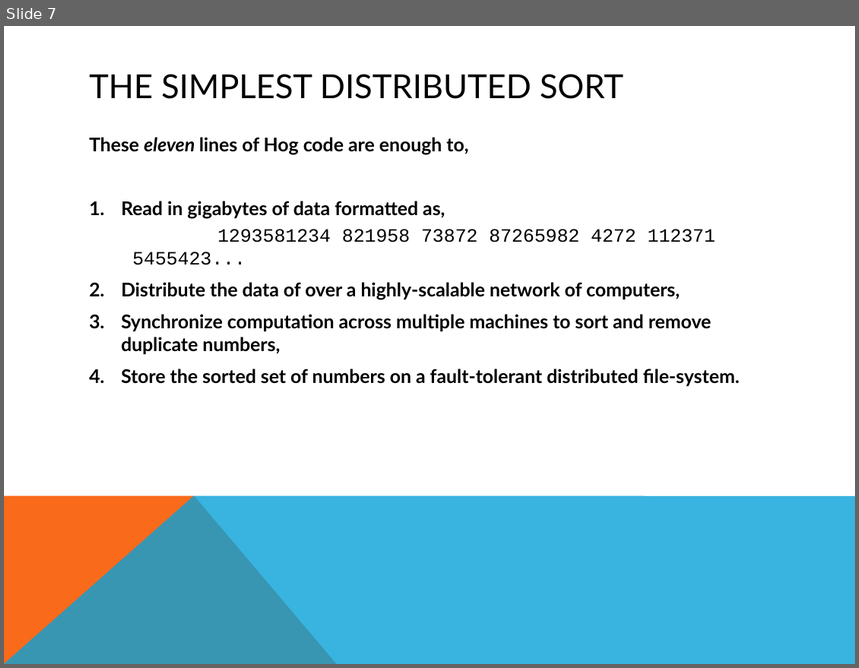
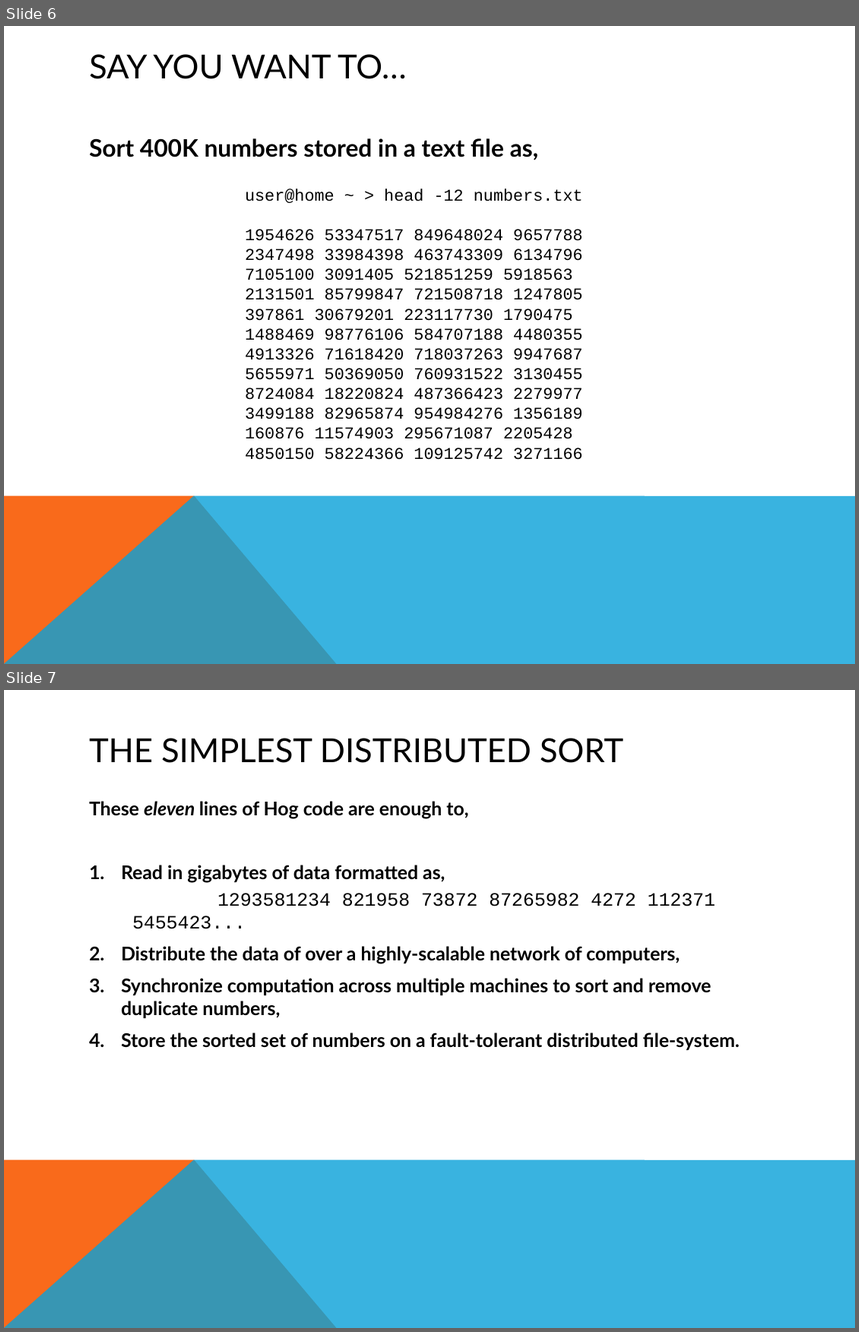
Before and after one commit to smessing/Hog, a slide deck: demo/demo.pptx. Shown one above the other, each under a label of ours: slide 7 before the commit, slides 6 and 7 after it. The pictures are 859x668 and 859x1332 pixels, drawn with LibreOffice and Linux fonts; fonts in the diff are those of the drawing. Boxes give left, top, right and bottom in pixels: in the first picture for what was removed or moved away, otherwise in the second. Text is boxed around its words. In the diff, an @@ line names an element or a change of style, - is before the commit and + after.

```diff
--- a/demo/demo.pptx
+++ b/demo/demo.pptx
@@ slide 6 added at box(4, 26, 855, 664), background #FFFFFF; not listed: 2 template elements that a slide beside it also shows @@
@@ title added at box(89, 54, 407, 79), 28 pt, text #000000 @@
+SAY YOU WANT TO…
@@ text added at box(89, 138, 538, 161), 20.4 pt, text #000000, bold @@
+Sort 400K numbers stored in a text file as,
@@ text added at box(245, 189, 583, 460), 14 pt, text #000000 @@
+user@home ~ > head -12 numbers.txt
+1954626 53347517 849648024 9657788
+2347498 33984398 463743309 6134796
+7105100 3091405 521851259 5918563
+2131501 85799847 721508718 1247805
+397861 30679201 223117730 1790475
+1488469 98776106 584707188 4480355
+4913326 71618420 718037263 9947687
+5655971 50369050 760931522 3130455
+8724084 18220824 487366423 2279977
+3499188 82965874 954984276 1356189
+160876 11574903 295671087 2205428
+4850150 58224366 109125742 3271166
```
Also in this commit, not shown: 2 slides changed.
